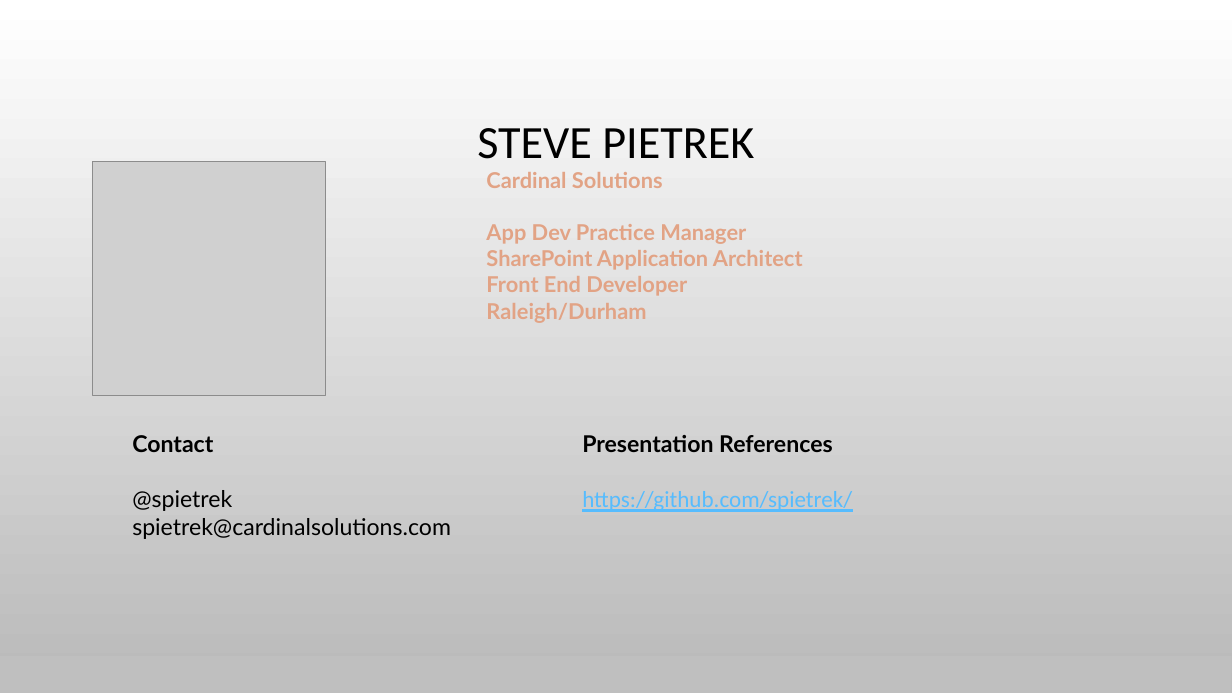
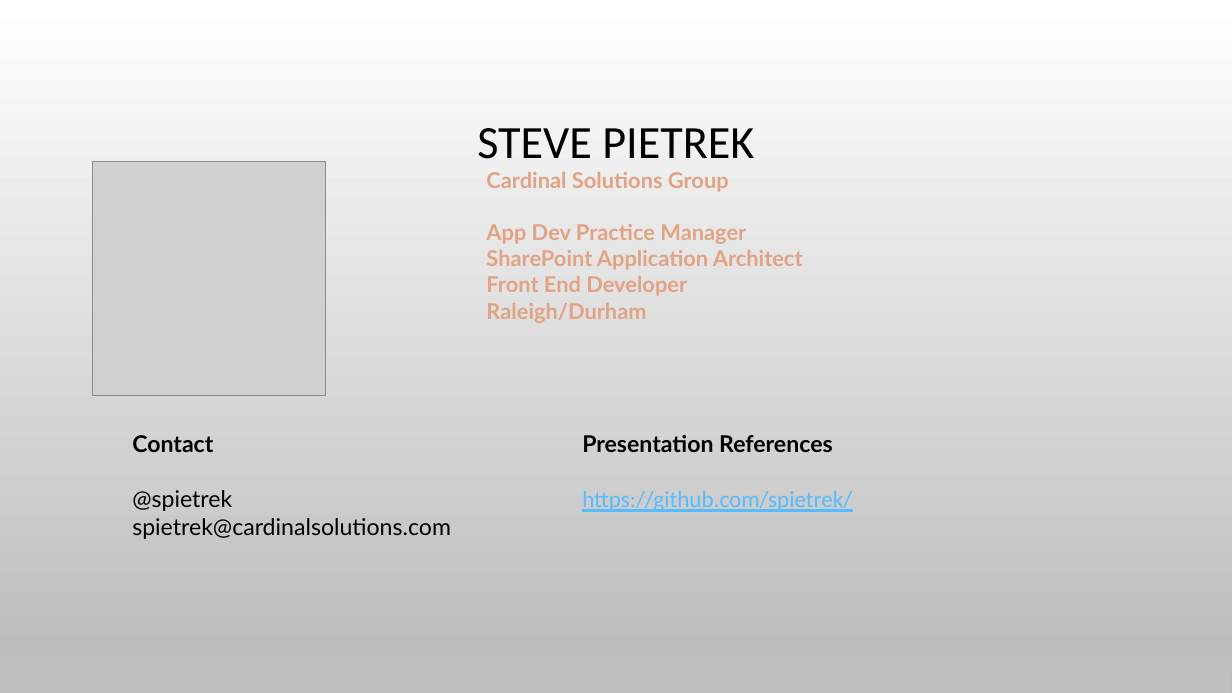
Before and after one commit to spietrek/spsdc2015, a slide deck: slide 2 of Building SPAs in SharePoint Using AngularJS.pptx. Drawn at 1232x693 pixels with LibreOffice and Linux fonts; fonts in the diff are those of the drawing; grey boxes stand for pictures; background and template pictures are left out. Boxes give left, top, right and bottom in pixels: in the first picture for what was removed or moved away, otherwise in the second. Text is boxed around its words. In the diff, an @@ line names an element or a change of style, - is before the commit and + after.

```diff
--- a/Building SPAs in SharePoint Using AngularJS.pptx
+++ b/Building SPAs in SharePoint Using AngularJS.pptx
@@ text at <box>486,172,729,192</box>: text changed @@
-Cardinal Solutions
+Cardinal Solutions Group
```
Also in this commit, not shown: 6 other slides changed.
